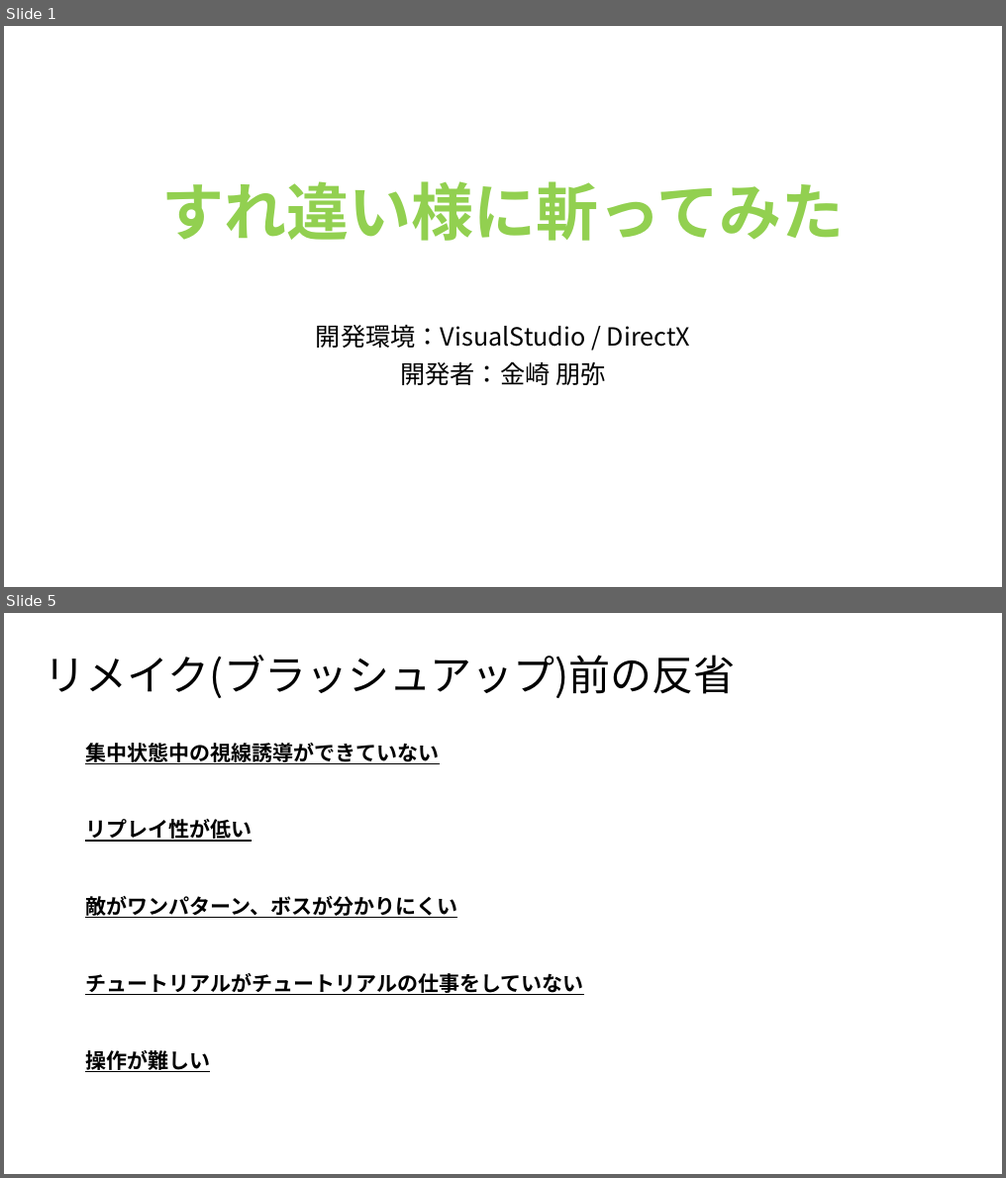
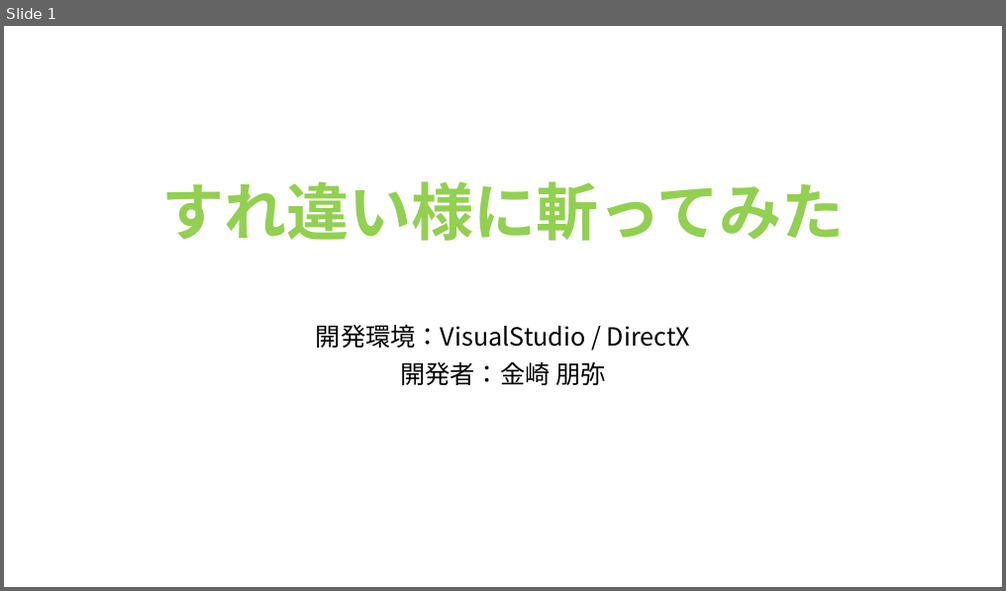
Before and after one commit to TomoyaKanazaki/Act_OneMonth, a slide deck: 企画系資料/企画書.pptx. Shown one above the other, each under a label of ours: slides 1 and 5 before the commit, slide 1 after it; the slides between them are not shown. The pictures are 1006x1178 and 1006x591 pixels, drawn with LibreOffice and Linux fonts; fonts in the diff are those of the drawing. Boxes give left, top, right and bottom in pixels: in the first picture for what was removed or moved away, otherwise in the second. Text is boxed around its words. In the diff, an @@ line names an element or a change of style, - is before the commit and + after.

Commit message:
ゲーム性の転換 ＊ゲームとして成立していません＊

```diff
--- a/企画系資料/企画書.pptx
+++ b/企画系資料/企画書.pptx
@@ slide 5 removed at box(4, 613, 1002, 1174), background #FFFFFF @@
@@ text removed at box(45, 655, 736, 698) @@
-リメイク(ブラッシュアップ)前の反省
@@ text removed at box(85, 743, 440, 764) @@
-集中状態中の視線誘導ができていない
@@ text removed at box(85, 819, 252, 842) @@
-リプレイ性が低い
@@ text removed at box(85, 896, 457, 918) @@
-敵がワンパターン、ボスが分かりにくい
@@ text removed at box(85, 973, 584, 995) @@
-チュートリアルがチュートリアルの仕事をしていない
@@ text removed at box(85, 1051, 210, 1072) @@
-操作が難しい
```
Also in this commit, not shown: 1 slide changed, 3 slides added, 4 other slides removed, 28 other files.
